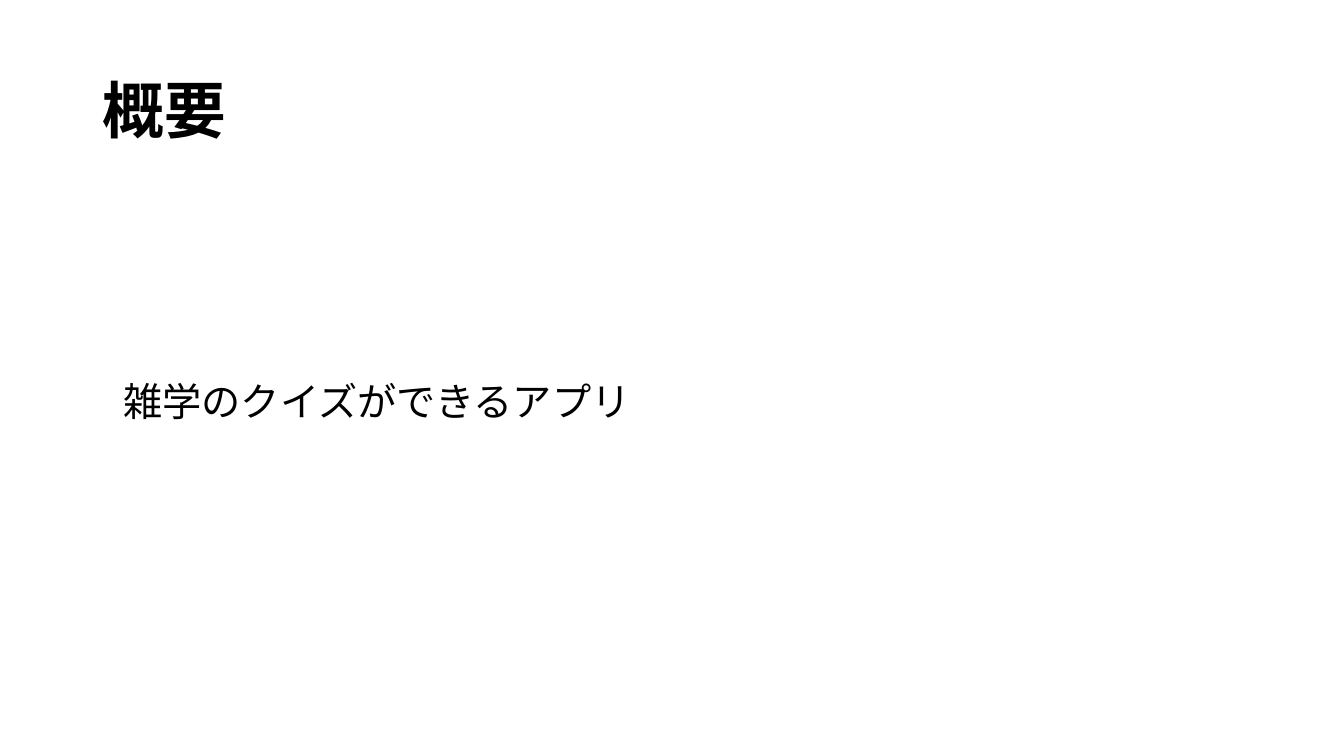
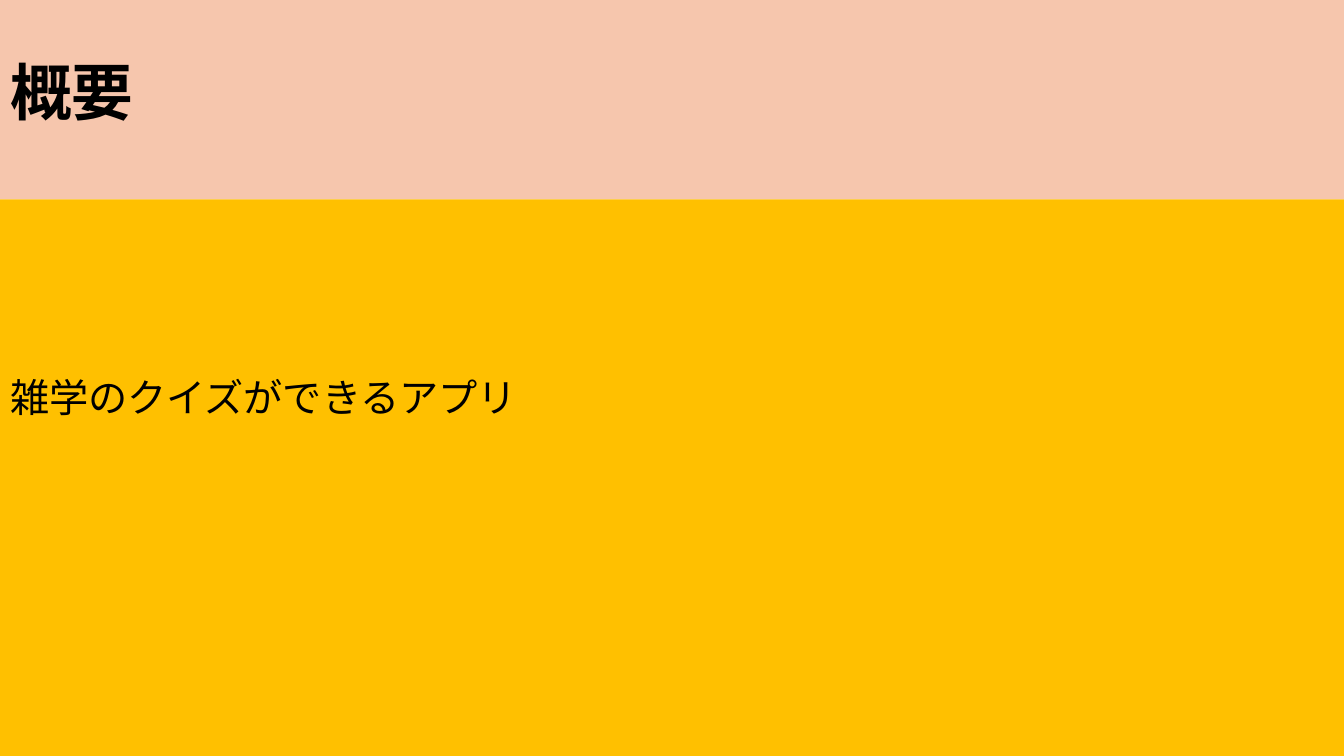
Before and after one commit to ShinjoHirofumi/flutter_application_1, a slide deck: slide 5 of quiz_眞城博文20250507.pptx. Drawn at 1344x756 pixels with LibreOffice and Linux fonts; fonts in the diff are those of the drawing. Boxes give left, top, right and bottom in pixels: in the first picture for what was removed or moved away, otherwise in the second. Text is boxed around its words. In the diff, an @@ line names an element or a change of style, - is before the commit and + after.

```diff
--- a/quiz_眞城博文20250507.pptx
+++ b/quiz_眞城博文20250507.pptx
@@ title "概要": place and size @@
-title "概要" at <box>102,80,225,139</box>
+title "概要" at <box>0,0,1344,200</box>
@@ title "概要" at <box>0,0,1344,200</box>: fill none to #F6C6AD @@
@@ text "雑学のクイズができるアプリ": place and size @@
-text "雑学のクイズができるアプリ" at <box>123,383,630,420</box>
+text "雑学のクイズができるアプリ" at <box>0,200,1344,756</box>
@@ text "雑学のクイズができるアプリ" at <box>0,200,1344,756</box>: fill none to #FFC000 @@
```
Also in this commit, not shown: 6 other slides changed.
